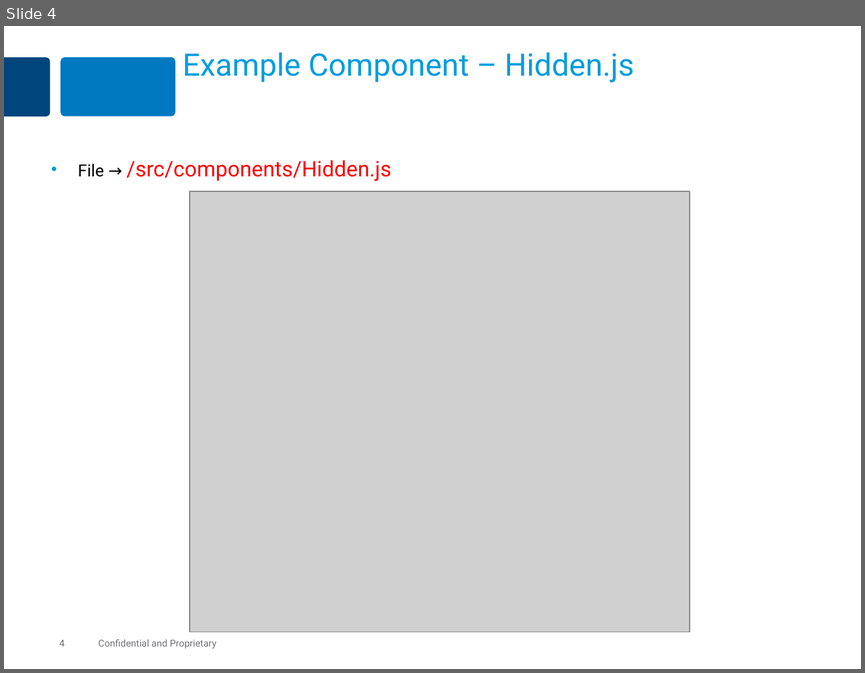
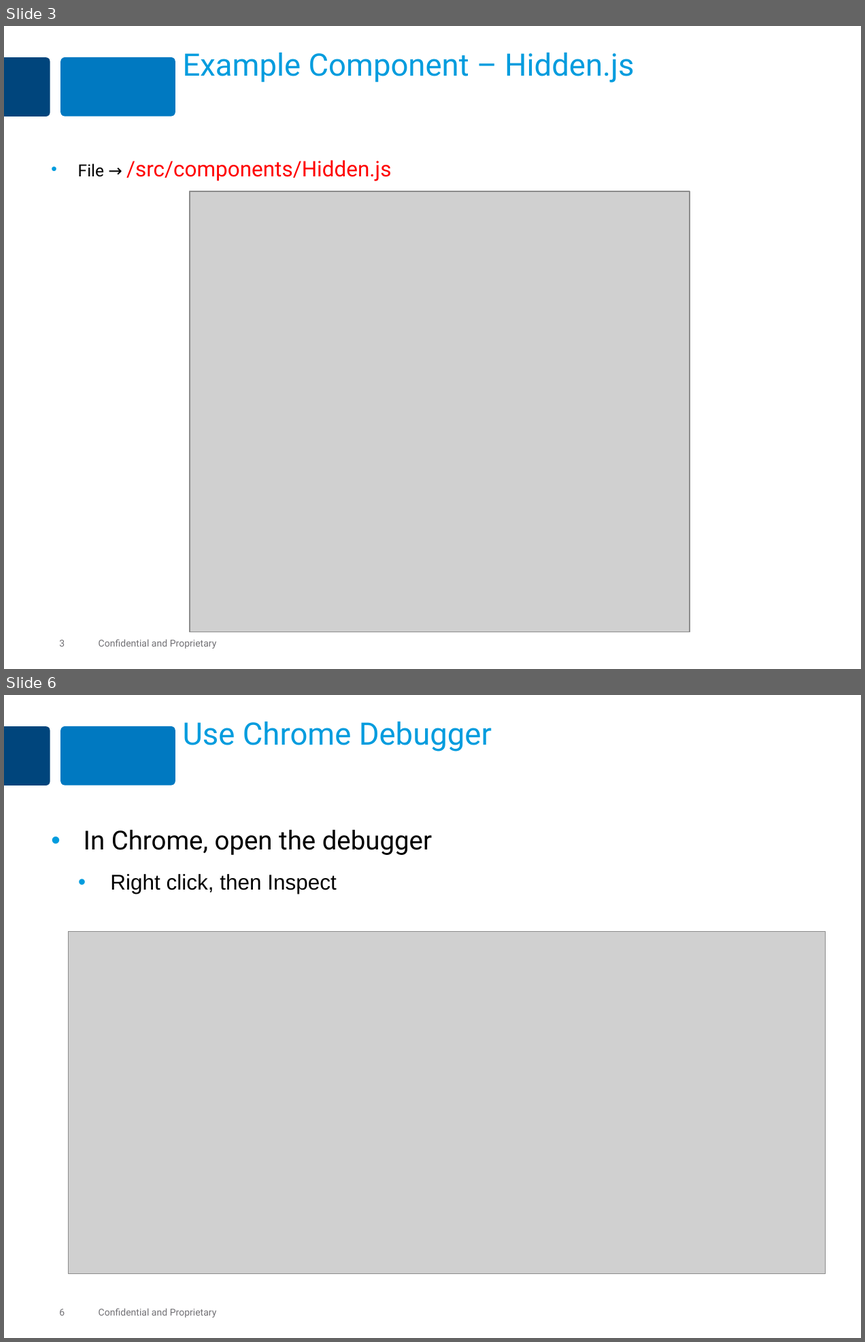
Before and after one commit to MaxMillington/react_practice, a slide deck: lesson-react-60-debugging/react-debugging.pptx. Shown one above the other, each under a label of ours: slide 4 before the commit, slides 3 and 6 after it; the slides between them are not shown. The pictures are 865x673 and 865x1342 pixels, drawn with LibreOffice and Linux fonts; fonts in the diff are those of the drawing; grey boxes stand for pictures. Boxes give left, top, right and bottom in pixels: in the first picture for what was removed or moved away, otherwise in the second. Text is boxed around its words. In the diff, an @@ line names an element or a change of style, - is before the commit and + after.

```diff
--- a/lesson-react-60-debugging/react-debugging.pptx
+++ b/lesson-react-60-debugging/react-debugging.pptx
@@ slide 6 added at (4,695,861,1338), background #FFFFFF; not listed: 4 template elements that a slide beside it also shows @@
@@ title added at (183,722,492,751), 26 pt, text #009CDE @@
+Use Chrome Debugger
@@ text added at (84,830,432,894), 22 pt, text #000000 @@
+• In Chrome, open the debugger
+  • Right click, then Inspect
@@ picture added at (68,932,825,1273) @@
@@ what was slide 4 is now slide 3 @@
@@ page number at (59,639,65,646): text changed @@
-4
+3
```
Also in this commit, not shown: 3 slides changed, 5 other slides added, 26 slides removed, 37 other files.
